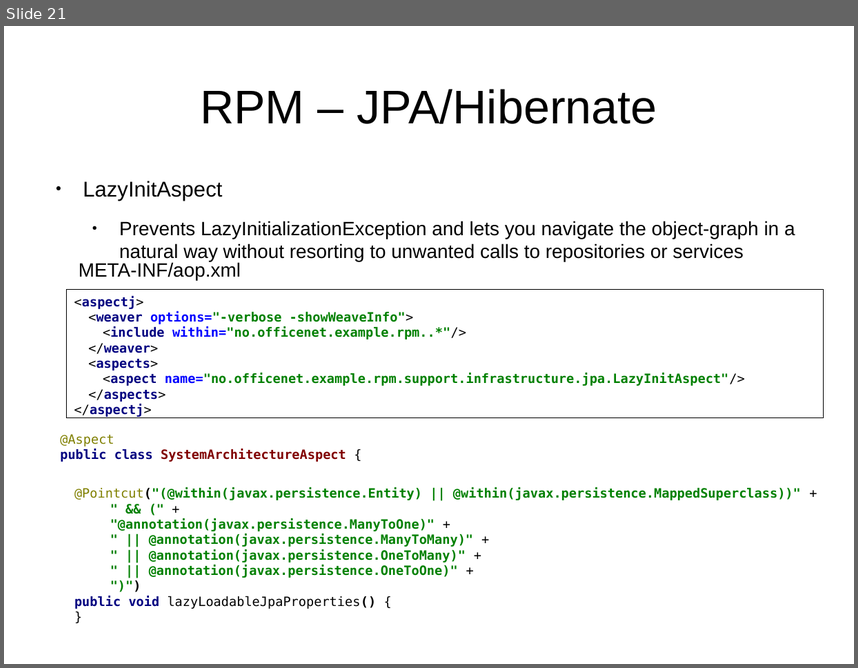
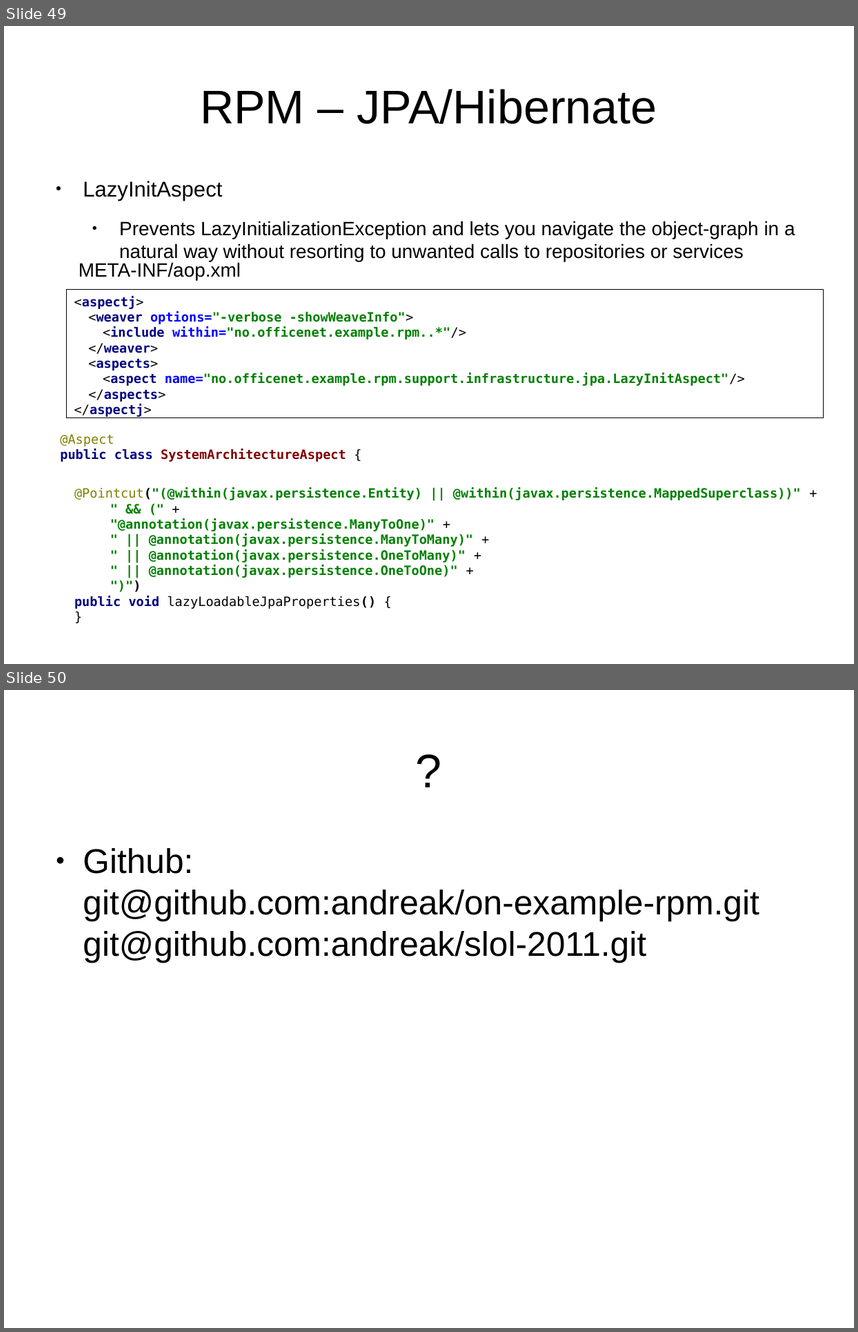
Before and after one commit to andreak/slol-2011, a slide deck: Scala-LiftOff-2011-lift-from-jee-perspective.odp. Shown one above the other, each under a label of ours: slide 21 before the commit, slides 49 and 50 after it. The pictures are 858x668 and 858x1332 pixels, drawn with LibreOffice and Linux fonts; fonts in the diff are those of the drawing. Boxes give left, top, right and bottom in pixels: in the first picture for what was removed or moved away, otherwise in the second. Text is boxed around its words. In the diff, an @@ line names an element or a change of style, - is before the commit and + after.

```diff
--- a/Scala-LiftOff-2011-lift-from-jee-perspective.odp
+++ b/Scala-LiftOff-2011-lift-from-jee-perspective.odp
@@ slide 50 added at <box>4,690,854,1328</box>, background #FFFFFF @@
@@ title added at <box>46,716,812,822</box>, 44 pt, text #000000 @@
+?
@@ text added at <box>83,848,759,962</box>, 32 pt, text #000000 @@
+● Github:
+  git@github.com:andreak/on-example-rpm.git
+  git@github.com:andreak/slol-2011.git
@@ what was slide 21 is now slide 49 @@
```
Also in this commit, not shown: 8 slides changed, 1 other slide added, 1 slide removed.
